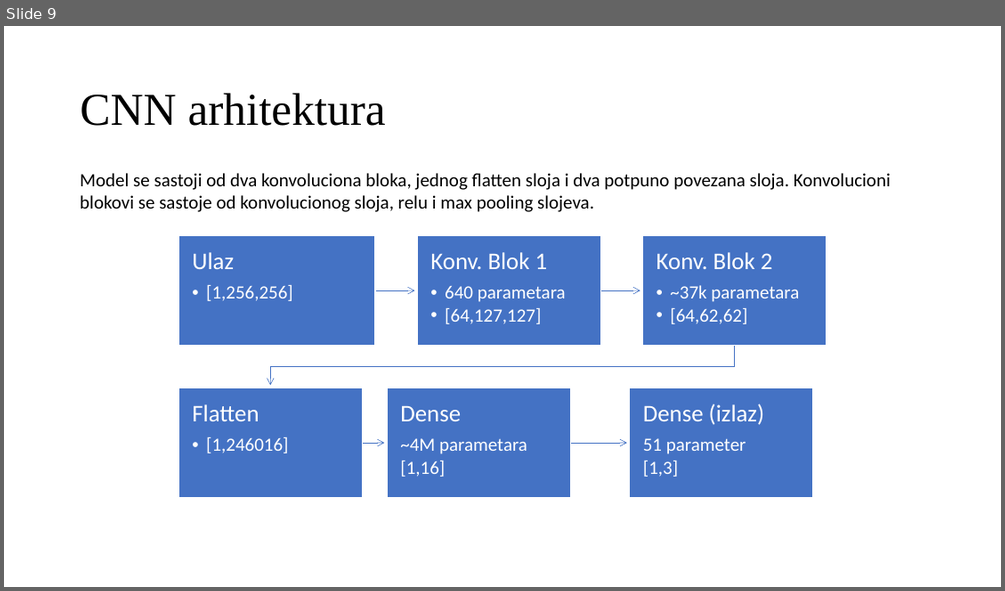
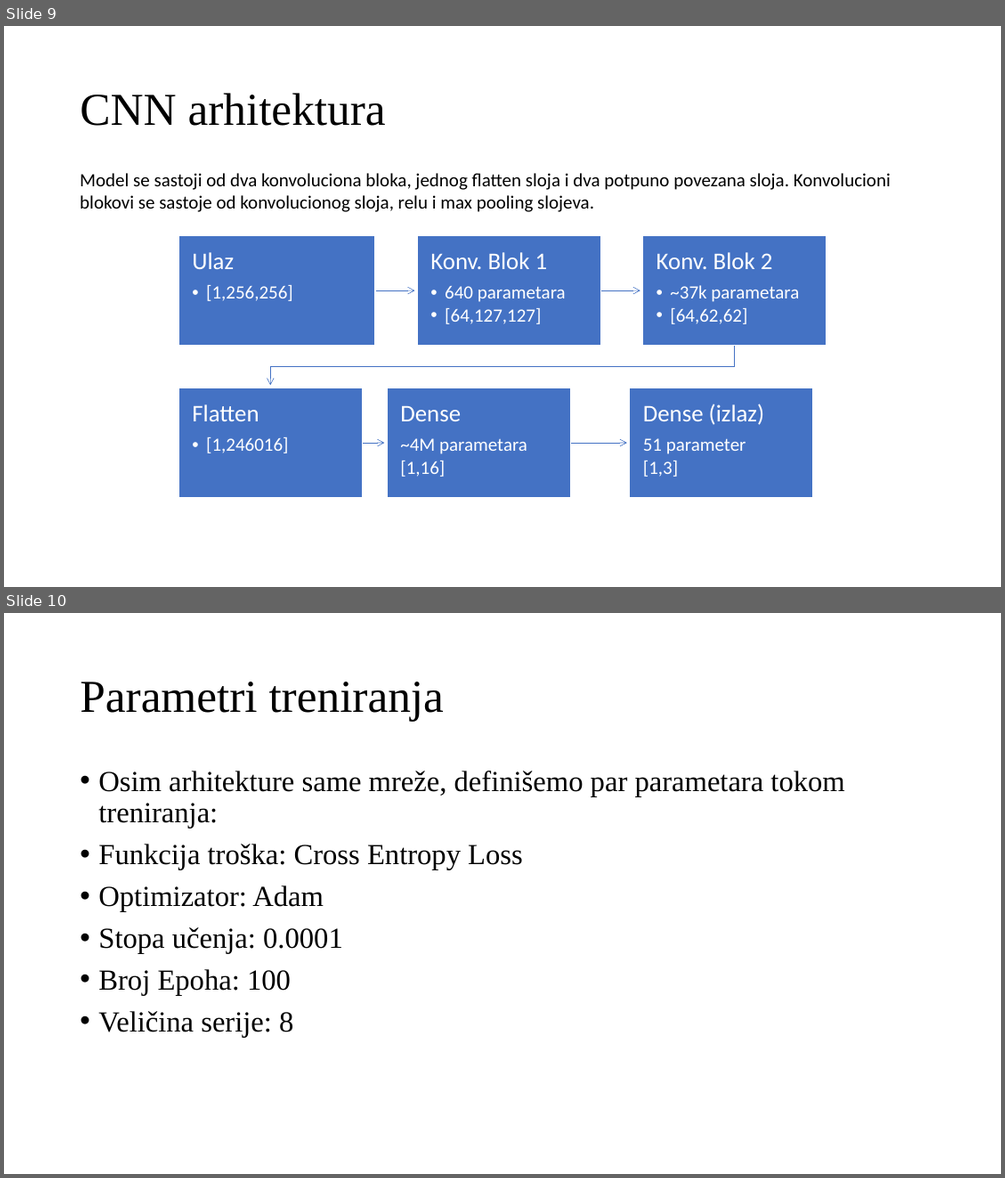
Before and after one commit to omarkurtovic/ml-dotnet-vs-python, a slide deck: Presentation/omar_kurtovic_diplomski_prezentacija.pptx. Shown one above the other, each under a label of ours: slide 9 before the commit, slides 9 and 10 after it. The pictures are 1005x591 and 1005x1178 pixels, drawn with LibreOffice and Linux fonts; fonts in the diff are those of the drawing. Boxes give left, top, right and bottom in pixels: in the first picture for what was removed or moved away, otherwise in the second. Text is boxed around its words. In the diff, an @@ line names an element or a change of style, - is before the commit and + after.

```diff
--- a/Presentation/omar_kurtovic_diplomski_prezentacija.pptx
+++ b/Presentation/omar_kurtovic_diplomski_prezentacija.pptx
@@ slide 10 added at [4,613,1001,1174], background #FFFFFF @@
@@ title added at [80,682,444,721], 44 pt, text #000000 @@
+Parametri treniranja
@@ text added at [98,771,844,1037], 28 pt, text #000000 @@
+• Osim arhitekture same mreže, definišemo par parametara tokom treniranja:
+• Funkcija troška: Cross Entropy Loss
+• Optimizator: Adam
+• Stopa učenja: 0.0001
+• Broj Epoha: 100
+• Veličina serije: 8
```
Also in this commit, not shown: 1 other slide added.
